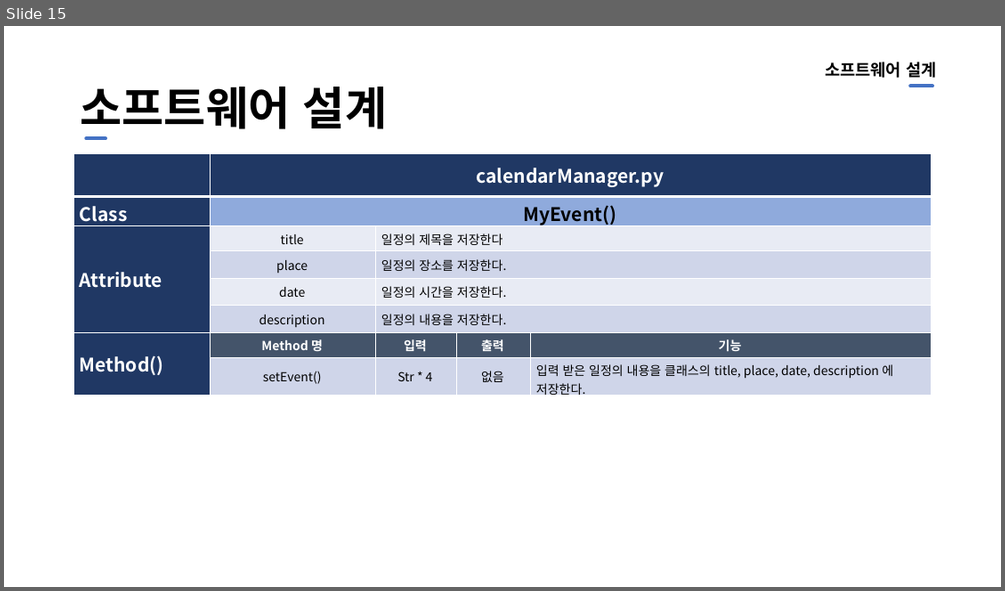
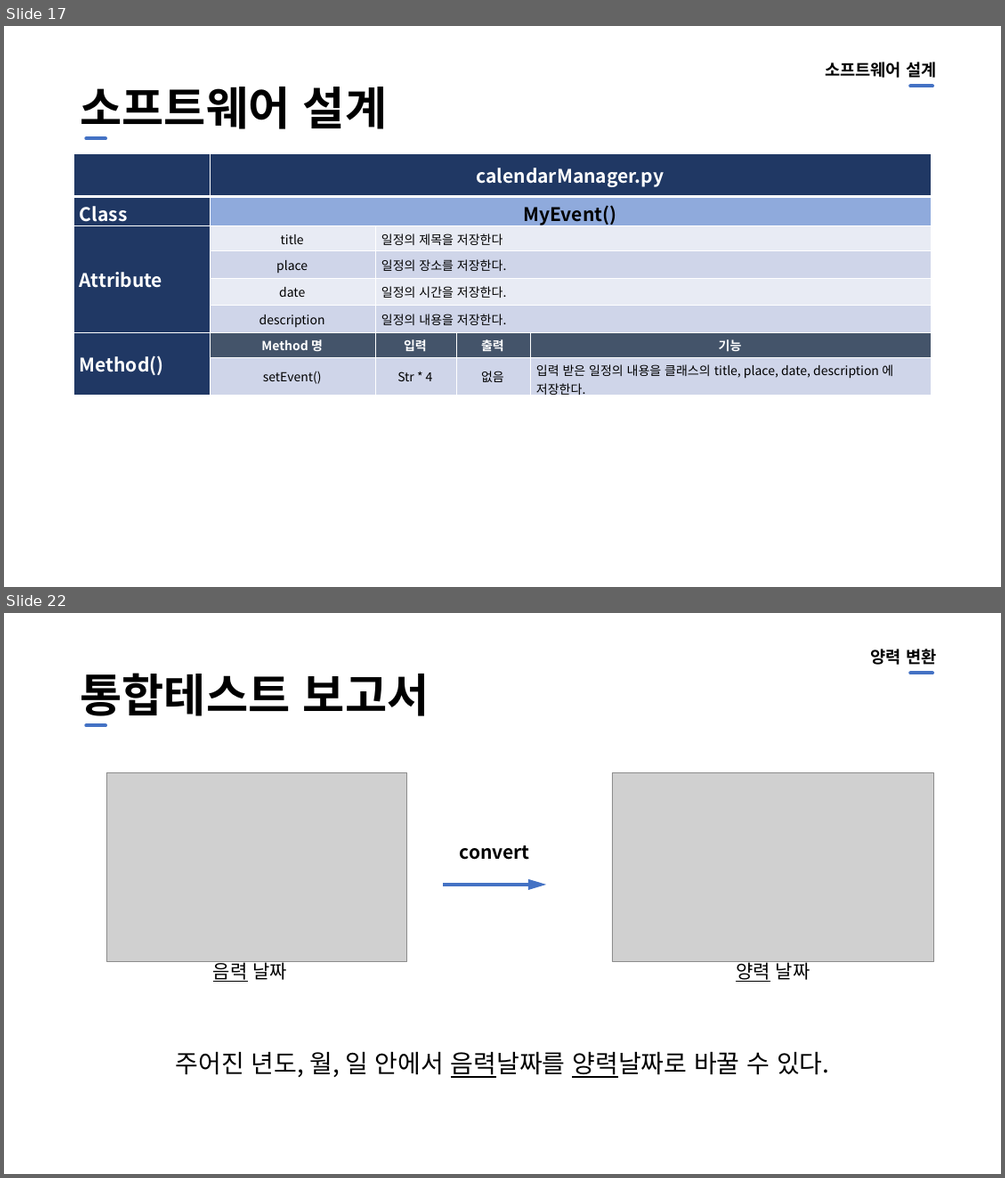
Before and after one commit to whismile/swpII_calendar, a slide deck: Adventure Design.pptx. Shown one above the other, each under a label of ours: slide 15 before the commit, slides 17 and 22 after it; the slides between them are not shown. The pictures are 1005x591 and 1005x1178 pixels, drawn with LibreOffice and Linux fonts; fonts in the diff are those of the drawing; grey boxes stand for pictures. Boxes give left, top, right and bottom in pixels: in the first picture for what was removed or moved away, otherwise in the second. Text is boxed around its words. In the diff, an @@ line names an element or a change of style, - is before the commit and + after.

```diff
--- a/Adventure Design.pptx
+++ b/Adventure Design.pptx
@@ slide 22 added at bbox=[4, 613, 1001, 1174], background #FFFFFF @@
@@ text added at bbox=[871, 649, 936, 665], 16 pt, text #000000, bold @@
+양력 변환
@@ title added at bbox=[80, 673, 429, 716], 44 pt, text #000000, bold @@
+통합테스트 보고서
@@ line added from (910, 673) to (933, 673), #4472C4 3.5 pt @@
@@ line added from (86, 725) to (105, 725), #4472C4 3.5 pt @@
@@ picture added at bbox=[107, 772, 407, 962] @@
@@ picture added at bbox=[612, 773, 934, 962] @@
@@ text added at bbox=[460, 845, 530, 860], 18 pt, text #000000, bold @@
+convert
@@ arrow added from (443, 884) to (546, 884), #4472C4 3.5 pt @@
@@ text added at bbox=[213, 959, 287, 981], 18 pt, text #000000, underline @@
+음력 날짜
@@ text added at bbox=[736, 959, 810, 981], 18 pt, text #000000, underline @@
+양력 날짜
@@ text added at bbox=[176, 1051, 829, 1078], 24 pt, text #000000 @@
+주어진 년도, 월, 일 안에서 음력날짜를 양력날짜로 바꿀 수 있다.
@@ what was slide 15 is now slide 17 @@
```
Also in this commit, not shown: 2 slides changed, 4 other slides added, 2 other files.
